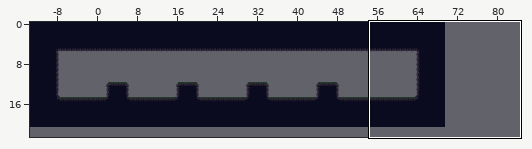
Two versions of a level (Tiled map, PR2/Ott - An Elemental Journey/resources/levels/MapaQA.tmx). The first picture is a wide view before the edit; the outline marks the close-up.
Close-up. First the earlier version:
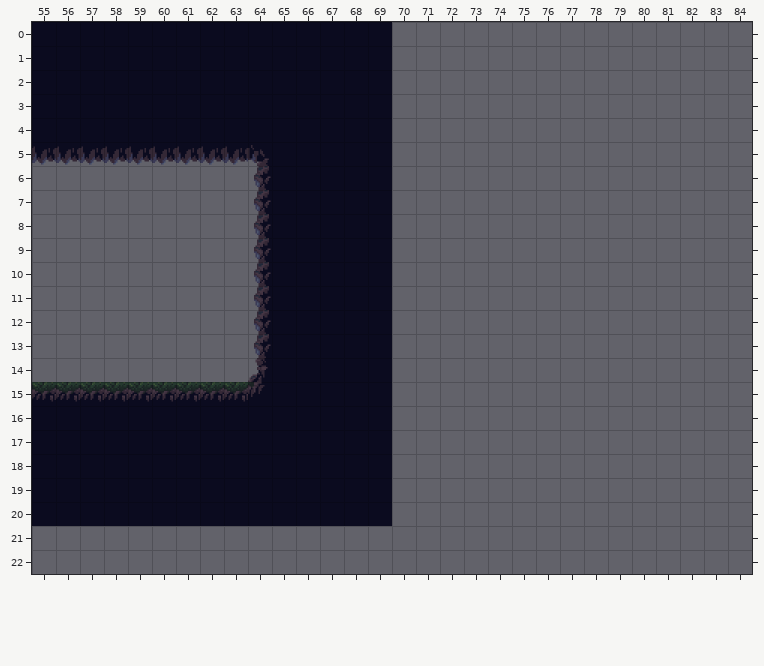
Cells are 32x32 px. Shown: x 55..84, y 0..22. The commit also changed other parts of the map, which this record leaves out.
Once edited:
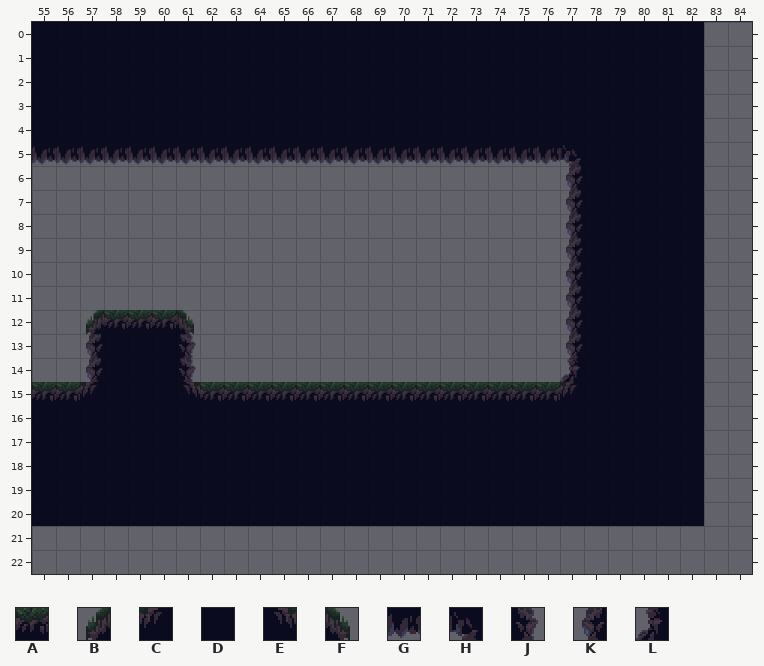
Key: from "Tiles_Agua_Bosque": A 35, B 52, C 53, D 55, E 57, F 58, G 75, H 76, J 78, K 92, L 96.
_ is an empty cell, . an unchanged one.
The edit:
--- layer "Capa de patrones 1"
@@ x 57..82 @@
- 0 ............._____________
- 1 ............._____________
- 2 ............._____________
- 3 ............._____________
- 4 ............._____________
- 5 .......HDDDDD_____________
- 6 .......KDDDDD.......______
- 7 .......KDDDDD.......______
- 8 .......KDDDDD.......______
- 9 .......KDDDDD.......______
-10 .......KDDDDD.......______
-11 .......KDDDDD.......______
-12 _____..KDDDDD.......______
-13 _____..KDDDDD.......______
-14 _____..LDDDDD.......______
-15 AAAAA..CDDDDD_____________
-16 ............._____________
-17 ............._____________
-18 ............._____________
-19 ............._____________
-20 ............._____________
+ 0 .............DDDDDDDDDDDDD
+ 1 .............DDDDDDDDDDDDD
+ 2 .............DDDDDDDDDDDDD
+ 3 .............DDDDDDDDDDDDD
+ 4 .............DDDDDDDDDDDDD
+ 5 .......GGGGGGGGGGGGGHDDDDD
+ 6 .......______.......KDDDDD
+ 7 .......______.......KDDDDD
+ 8 .......______.......KDDDDD
+ 9 .......______.......KDDDDD
+10 .......______.......KDDDDD
+11 .......______.......KDDDDD
+12 BAAAF..______.......KDDDDD
+13 KDDDJ..______.......KDDDDD
+14 KDDDJ..______.......LDDDDD
+15 CDDDE..AAAAAAAAAAAAACDDDDD
+16 .............DDDDDDDDDDDDD
+17 .............DDDDDDDDDDDDD
+18 .............DDDDDDDDDDDDD
+19 .............DDDDDDDDDDDDD
+20 .............DDDDDDDDDDDDD
Changed places in both close-ups, as pixel boxes (x1, y1, x2, y2):
changed: (248, 22, 704, 526)
changed: (80, 310, 200, 402)
